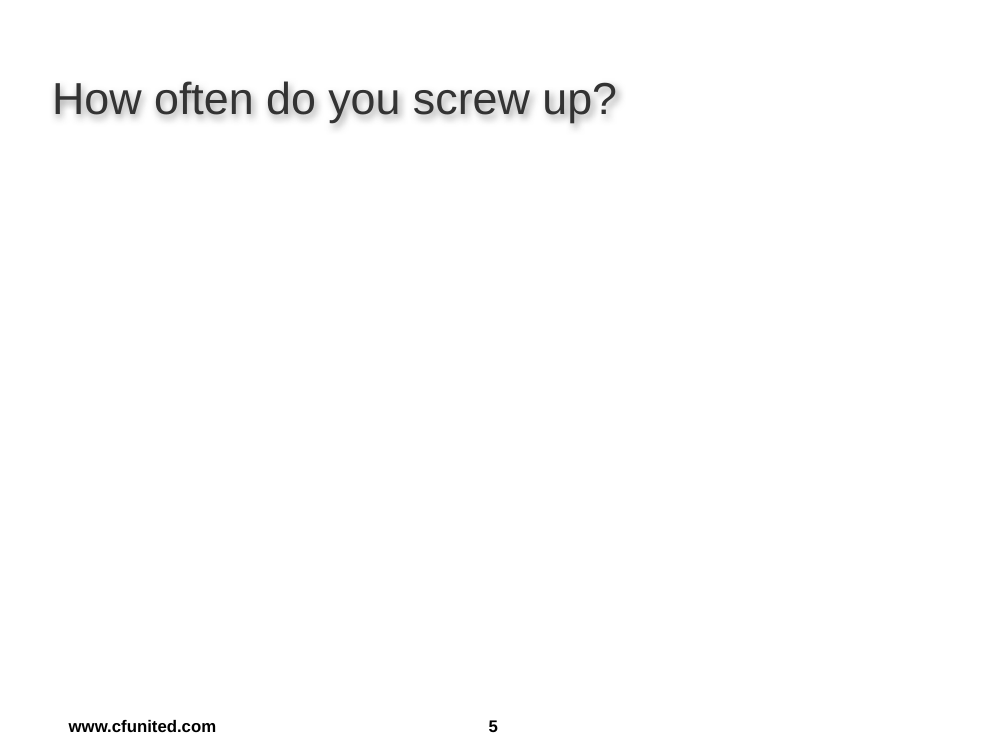
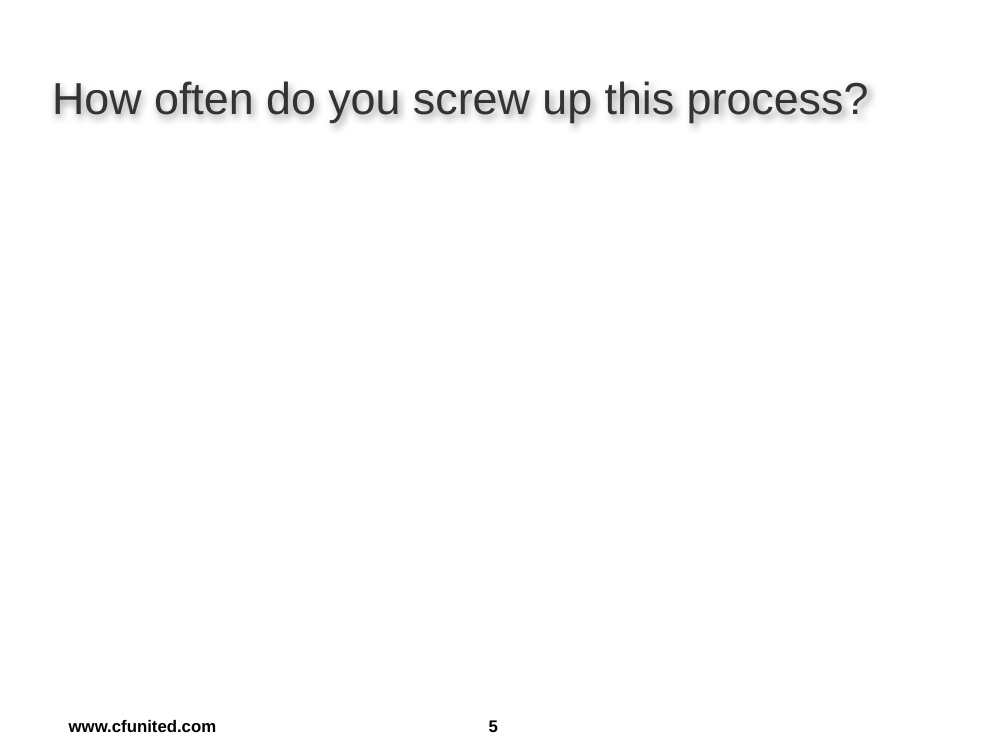
Before and after one commit to dhughes/OldPresentations, a slide deck: slide 5 of Trunk/cfunited09/DeployingAppsWithAnt/Deploying Apps with Ant.pptx. Drawn at 1008x756 pixels with LibreOffice and Linux fonts; fonts in the diff are those of the drawing; background and template pictures are left out. Boxes give left, top, right and bottom in pixels: in the first picture for what was removed or moved away, otherwise in the second. Text is boxed around its words. In the diff, an @@ line names an element or a change of style, - is before the commit and + after.

```diff
--- a/Trunk/cfunited09/DeployingAppsWithAnt/Deploying Apps with Ant.pptx
+++ b/Trunk/cfunited09/DeployingAppsWithAnt/Deploying Apps with Ant.pptx
@@ title at (52, 81, 869, 123): text changed @@
-How often do you screw up?
+How often do you screw up this process?
```
Also in this commit, not shown: 1 other slide changed, 8 slides added, 7 other files.
